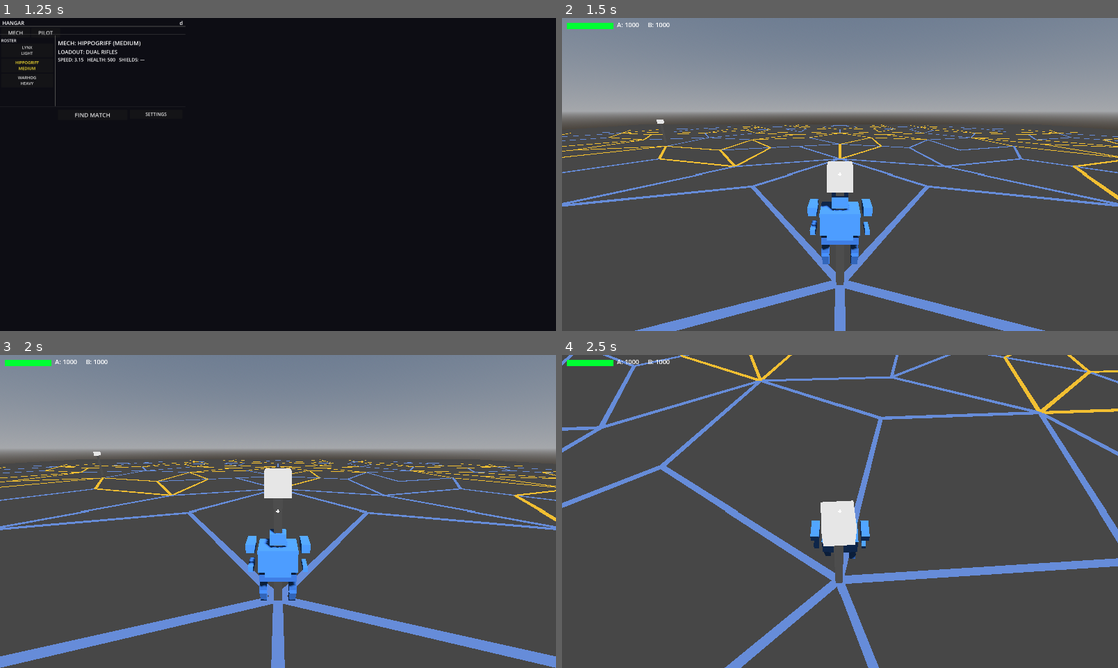
Above: before the commit, frames 1-4 (two rows, left to right).
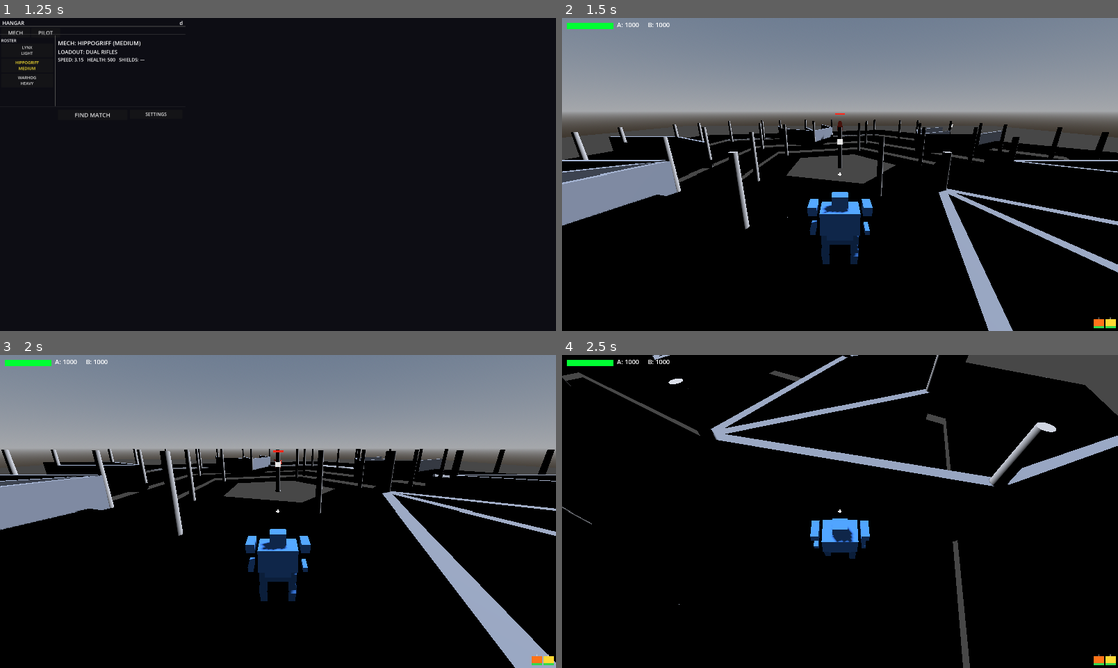
Above: after the commit, the same moments.

Repository: jonathandaley/Hardpoint
Game: Godot game, scene res://scenes/ui/TitleScreen.tscn
Two runs of this game, one before a commit and one after it. Both use one fixed random seed, a clock stepped at 60 frames per second and the inputs below.
Inputs (mouse positions are in pixels of both pictures, inside the frame that each line leads up to):
- Up to frame 1 (1.25 s): tap Enter (ui_accept) at 0.5, 0.77 s; move the mouse to (400, 158) at 0.52 s; press the mouse at (400, 158) at 0.53 s; hold D (move_right) from 0.53 s (still down)
- Up to frame 2 (1.5 s): release D (move_right) at 1.25 s; release the mouse at (962, 158) at 1.25 s; click "FIND MATCH" at 1.25 s
- Up to frame 3 (2 s): no input
- Up to frame 4 (2.5 s): move the mouse to (812, 511) at 2.02 s; hold W (move_forward) from 2.03 s (still down); right-click (812, 511) at 2.1 s; tap Enter (ui_accept) at 2.27 s

Frame 1 is identical in both runs. In frame 2, 61% of the frame differs, in the area x 0-100%, y 30-100%; in frame 3, 65%; in frame 4, 97%, in the area x 0-100%, y 0-100%.

Commit message:
Arena: disable DEBUG_PENROSE for normal match testing
Flip flag back to false so _ready() runs the full match path
(spawn mechs, steps, columns, walls, beacons, players). Debug
mode code preserved for Phase 7 Penrose layout work.

Co-Authored-By: Claude Sonnet 4.6 <noreply@anthropic.com>

Diff:
--- a/scenes/arena/Arena.gd
+++ b/scenes/arena/Arena.gd
@@ -4,7 +4,7 @@
 @onready var match_node: Node = $BeaconMatch
 @onready var hud: CanvasLayer = $HUD
 
-const DEBUG_PENROSE := true
+const DEBUG_PENROSE := false
 
 const _PENROSE_VERTS: Array = [
   Vector2(9.511, -71.631),
@@ -700,13 +700,9 @@
 	_set_mech_color(bot_mech,    Color(0.92, 0.28, 0.22))
 	hud.setup(match_node, player_mech, 0)
 	hud.setup_bot_bar(bot_mech)
-	for hp_name in ["HardpointLeft", "HardpointRight"]:
-		var hp := player_mech.get_node_or_null("Torso/" + hp_name)
-		if hp == null:
-			continue
-		for weapon in hp.get_children():
-			if weapon.has_signal("hit_confirmed"):
-				weapon.hit_confirmed.connect(hud.register_hit)
+	for weapon in player_mech.get_weapons():
+		if weapon.has_signal("hit_confirmed"):
+			weapon.hit_confirmed.connect(hud.register_hit)
 	player_mech.damaged.connect(hud.show_damage)
 	print("[Arena] Match started. Score to drain: %d" % match_node.score_limit)
 
